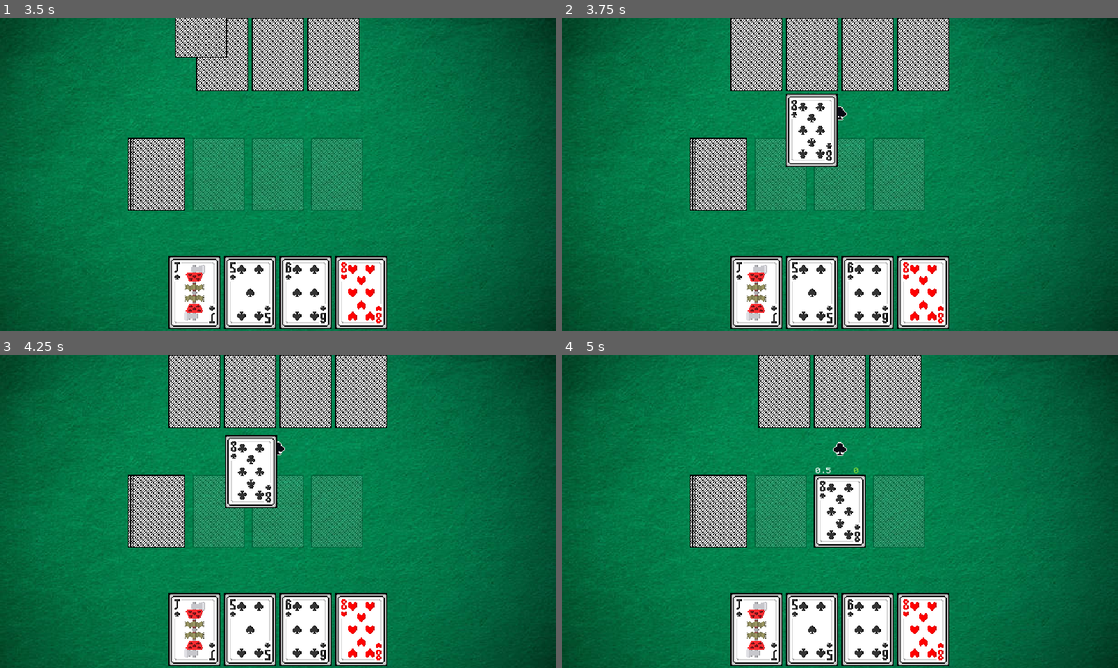
Above: before the commit, frames 1-4 (two rows, left to right).
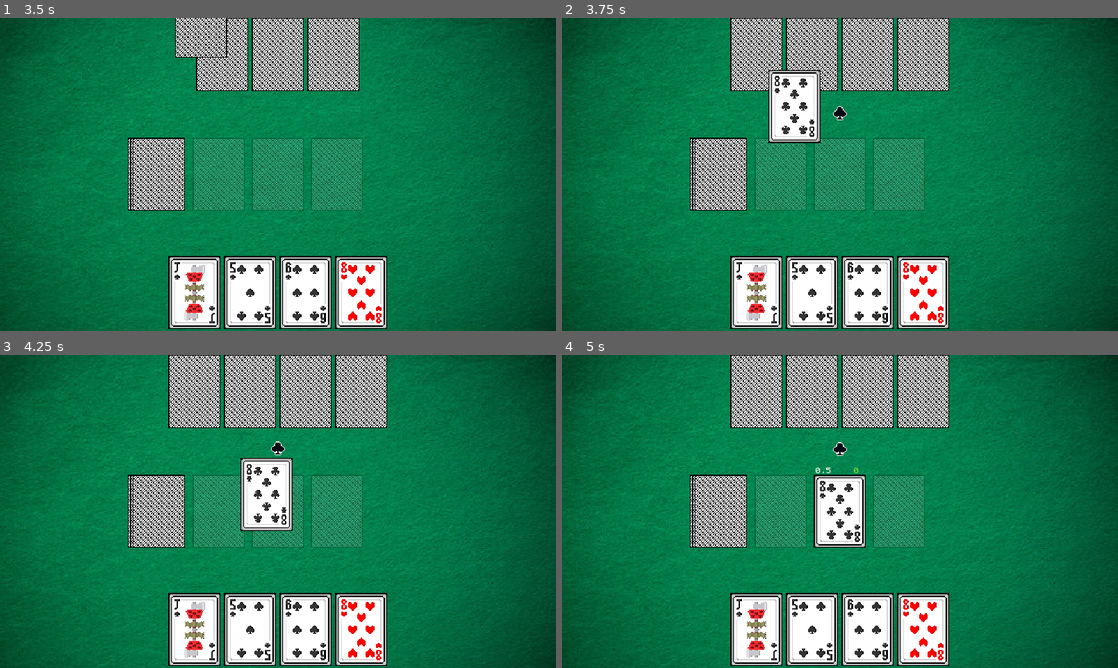
Above: after the commit, the same moments.

Repository: BananaHolograma/Veneno
Game: Godot game, scene res://scenes/playing_cards_table/playing_cards_table.tscn
The game is run twice, just before and just after one commit, with the same random seed, the same clock (stepped at 60 frames per second) and the same inputs. The project has no main scene, so this scene is started directly.
Inputs:
- Up to frame 1 (3.5 s): no input
- Up to frame 2 (3.75 s): no input
- Up to frame 3 (4.25 s): no input
- Up to frame 4 (5 s): no input

Frame 1 is identical in both runs. In frame 2, 2.7% of the frame differs, in the area x 37-50%, y 16-48%; in frame 3, 2.8%; in frame 4, 7.8%, in the area x 30-70%, y 0-24%.

Commit message:
corrected animations from AI

Diff:
--- a/scenes/deck/pile_slot.gd
+++ b/scenes/deck/pile_slot.gd
@@ -37,21 +37,28 @@
 		and card_can_be_dropped_in_this_pile(data.playing_card)
 
 
-func _drop_data(at_position, data):
+func _drop_data(_at_position, data):
 	drop_card_in_pile(data.player, data.playing_card)
 
 
 func drop_card_in_pile(player: Player, card: PlayingCard):
-	if player == actual_player and card_can_be_dropped_in_this_pile(card):
+	if player == actual_player and card is PlayingCard and card_can_be_dropped_in_this_pile(card):
 		if current_suit.is_empty() and not card.is_poison:
 			show_suit_symbol(card.suit)
 
 		if not player.is_human:
+			for hand_card in player.card_zone["zone"].get_children():
+				if  hand_card is TextureRect and hand_card.playing_card.card_name == card.card_name:
+					hand_card.visible = false
+
 			player.card_zone["drop_card_texture"].visible = true
 			player.card_zone["drop_card_texture"].texture = card.symbol_texture.texture.duplicate()
+			player.card_zone["drop_card_texture"].z_index = 11
+
+			var snapped_position = card.symbol_texture.get_rect().size / 2
 			var tween = create_tween()
-			tween.tween_property(player.card_zone["drop_card_texture"], "global_position", global_position, 1.0)\
-			.from(player.card_zone["drop_card_texture"].global_position + card.symbol_texture.get_rect().size)
+			tween.tween_property(player.card_zone["drop_card_texture"], "global_position", global_position + snapped_position , 0.8)\
+			.from(player.card_zone["drop_card_texture"].global_position + snapped_position)
 			tween.tween_callback(on_robot_dropped_card_animation_finished.bind(player, card))
 		else:
 			confirm_card_in_pile(player, card)
@@ -91,13 +98,14 @@
 func add_card_to_pile(card: PlayingCard) -> void:
 	var card_pile_texture = TextureRect.new()
 	card_pile_texture.name = card.card_name
-	card_pile_texture.texture = card.symbol_texture.texture
+	card_pile_texture.texture = card.symbol_texture.texture.duplicate()
 	card_pile_texture.expand_mode = TextureRect.EXPAND_KEEP_SIZE
 	card_pile_texture.size = card.symbol_texture.get_rect().size
 	card_pile_texture.mouse_filter = Control.MOUSE_FILTER_IGNORE
 
 	if card.is_poison:
 		card_pile_texture.position.y += 21
+		card_pile_texture.mouse_filter = Control.MOUSE_FILTER_IGNORE
 		var tween = create_tween()
 		tween.tween_property(card_pile_texture, "self_modulate", Color.LIGHT_GREEN, 0.35).from(Color.LIME_GREEN)
 
@@ -152,7 +160,7 @@
 
 func on_pile_collected(player: Player, cards: Array[PlayingCard], pile: PileSlot) -> void:
 	if pile == self and player == actual_player:
-		player.collect_cards(cards_in_pile)
+		player.collect_cards(cards)
 		reset_pile()
 
 
--- a/scenes/player/card_slot.gd
+++ b/scenes/player/card_slot.gd
@@ -13,7 +13,7 @@
 				hover_animation(0.0)
 
 
-func _get_drag_data(at_position):
+func _get_drag_data(_at_position):
 	if player_can_interact():
 		z_index = 10
 		var preview_card_slot = duplicate()
@@ -33,11 +33,11 @@
 		return preview_card_slot
 
 
-func _can_drop_data(at_position, data):
+func _can_drop_data(_at_position, data):
 	return data is CardSlot and data.playing_card == playing_card and data.player == player
 
 
-func _drop_data(at_position, data):
+func _drop_data(_at_position, _data):
 	texture = playing_card.symbol_texture.texture
 	modulate.a = 1.0
 
--- a/scenes/player/player.gd
+++ b/scenes/player/player.gd
@@ -44,7 +44,7 @@
 		else:
 			if _piles_with_suit_are_available(decision_tree):
 				var has_allowed_suit_cards_to_drop = decision_tree["allowed_suits_to_drop_cards"].size() > 0
-				var there_are_empty_piles = decision_tree["empty_piles"].size() > 0
+				var there_are_empty_piles = _empty_piles_are_available(decision_tree)
 
 				if has_allowed_suit_cards_to_drop and there_are_empty_piles:
 					if random_number_generator.randf_range(0.0, 1.0) < 0.45:
@@ -71,6 +71,8 @@
 						_drop_poison_card_in_pile(decision_tree)
 					else:
 						_drop_normal_card_in_empty_pile(decision_tree)
+				else:
+					_drop_normal_card_in_empty_pile(decision_tree)
 
 
 func _prepare_decision_tree() -> Dictionary:
@@ -83,9 +85,7 @@
 		 "allowed_suits_to_drop_cards": []
 	}
 
-	decision_tree["empty_piles"] = decision_tree["piles"].filter(func(pile: PileSlot): return pile.current_suit.is_empty()) as Array[PileSlot]
-
-	for pile in decision_tree["piles"].filter(func (pile: PileSlot): return pile not in decision_tree["empty_piles"]):
+	for pile in decision_tree["piles"].filter(func (pile: PileSlot): return not pile.current_suit.is_empty()):
 		decision_tree["piles_with_suit"][pile.current_suit] = { "pile": pile, "cards_to_drop": []}
 
 	for normal_card in decision_tree["normal_cards"]:
@@ -93,6 +93,11 @@
 			decision_tree["piles_with_suit"][normal_card.suit]["cards_to_drop"].append(normal_card)
 			if not decision_tree["allowed_suits_to_drop_cards"].has(normal_card.suit):
 				decision_tree["allowed_suits_to_drop_cards"].append(normal_card.suit)
+
+	var empty_piles = decision_tree["piles"].filter(func(pile: PileSlot): return pile.current_suit.is_empty()) as Array[PileSlot]
+	decision_tree["empty_piles"] = empty_piles.map(
+		func(pile: PileSlot): return {"pile": pile, "cards_to_drop": decision_tree["normal_cards"].filter(func(card: PlayingCard): return not card.suit in decision_tree["allowed_suits_to_drop_cards"])}
+	)
 
 	return decision_tree
 
@@ -104,10 +109,11 @@
 		selected_pile.drop_card_in_pile(self, selected_pile_data["cards_to_drop"].pick_random())
 
 
+
 func _drop_normal_card_in_empty_pile(decision_tree: Dictionary) -> void:
 	if _empty_piles_are_available(decision_tree):
-		var selected_pile = decision_tree["empty_piles"].pick_random() as PileSlot
-		selected_pile.drop_card_in_pile(self, decision_tree["normal_cards"].pick_random())
+		var selected_pile_data = decision_tree["empty_piles"].pick_random()
+		selected_pile_data["pile"].drop_card_in_pile(self, selected_pile_data["cards_to_drop"].pick_random())
 
 
 func _drop_poison_card_in_pile(decision_tree: Dictionary) -> void:
--- a/scenes/playing_cards_table/playing_cards_table.gd
+++ b/scenes/playing_cards_table/playing_cards_table.gd
@@ -65,11 +65,11 @@
 	active_player.execute_robot_movement()
 
 
-func add_players_to_table(players: Array[Dictionary]):
+func add_players_to_table(new_players: Array[Dictionary]):
 	var player_position: int = 0
 	card_zone_positions.clear()
 
-	for player in players.slice(0, MAX_NUMBER_OF_PLAYERS):
+	for player in new_players.slice(0, MAX_NUMBER_OF_PLAYERS):
 		var zone = card_zones[player_position]
 		player["table_position"] = player_position
 
@@ -135,7 +135,7 @@
 			draw_card_slots(player)
 
 
-func on_card_dropped_in_pile(player: Player, card: PlayingCard, pile: PileSlot):
+func on_card_dropped_in_pile(player: Player, card: PlayingCard, _pile: PileSlot):
 	var player_card_zone = card_zone_positions[player.username]
 
 	for slot in player_card_zone["zone"].get_children():
